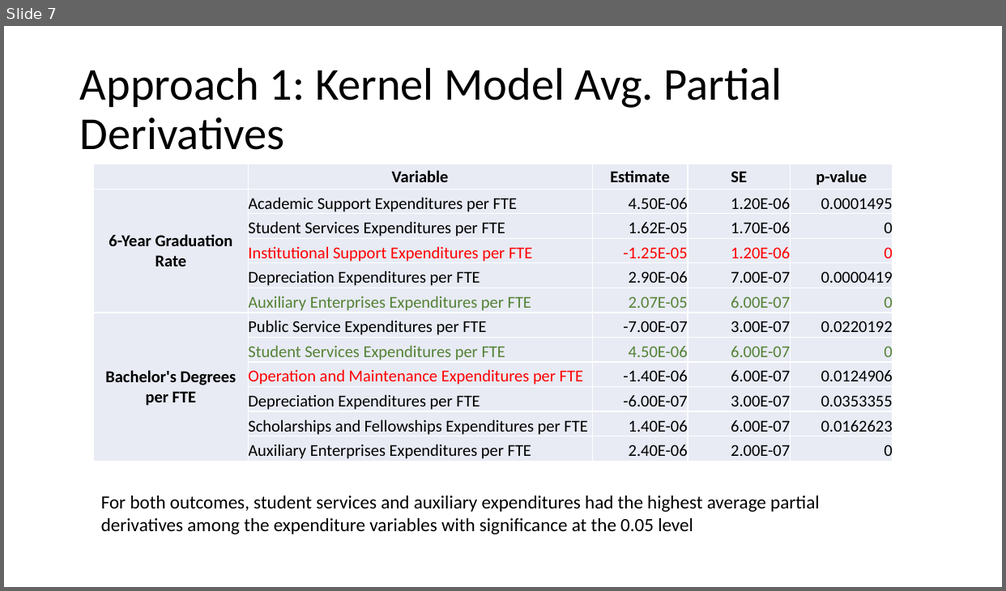
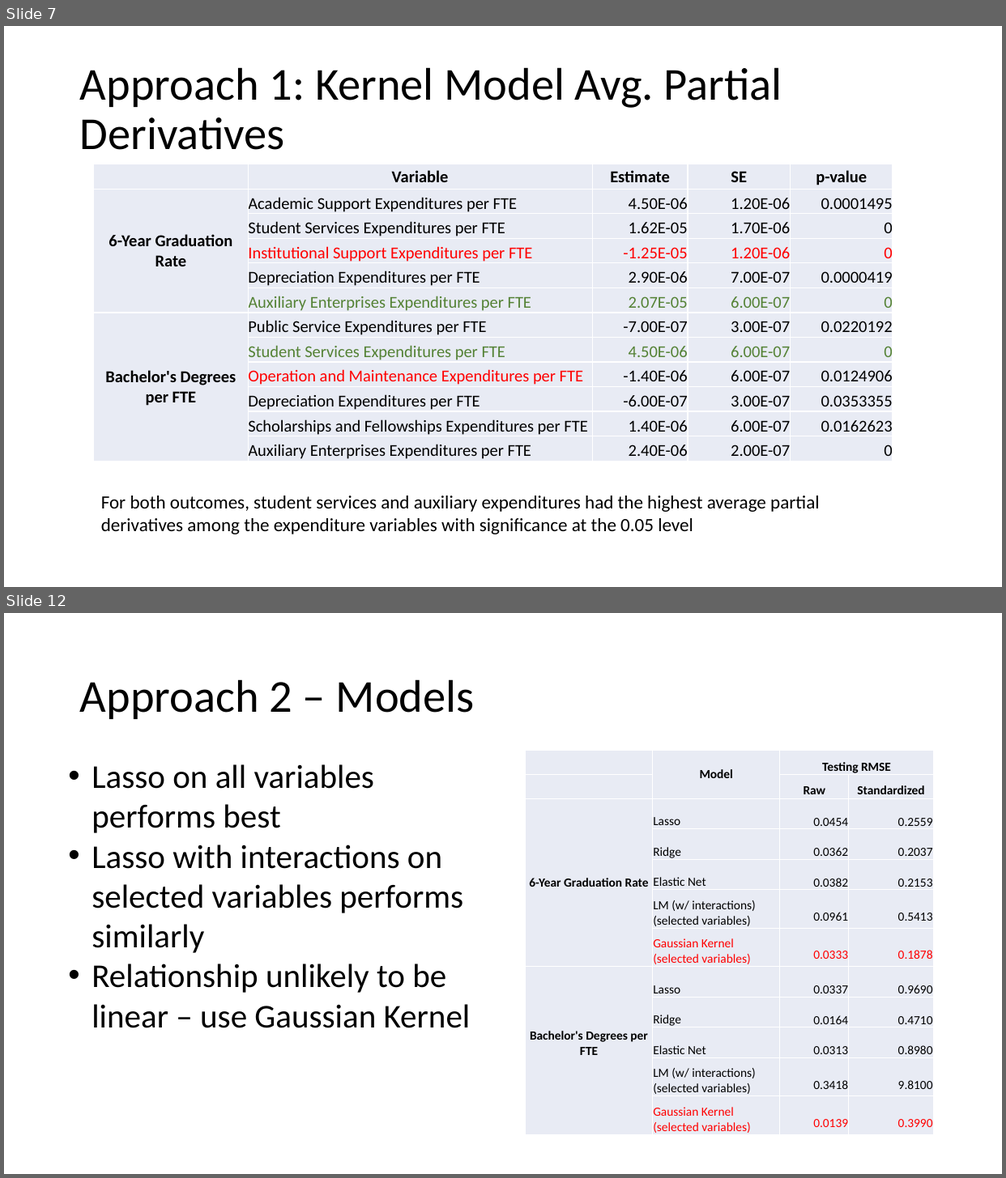
Before and after one commit to duncan-clark/DeltaCostProject_DataAnalysis, a slide deck: reports/18_03_13 Presentation.pptx. Shown one above the other, each under a label of ours: slide 7 before the commit, slides 7 and 12 after it; the slides between them are not shown. The pictures are 1006x591 and 1006x1178 pixels, drawn with LibreOffice and Linux fonts; fonts in the diff are those of the drawing. Boxes give left, top, right and bottom in pixels: in the first picture for what was removed or moved away, otherwise in the second. Text is boxed around its words. In the diff, an @@ line names an element or a change of style, - is before the commit and + after.

Commit message:
lasso variable selection kernel methods

```diff
--- a/reports/18_03_13 Presentation.pptx
+++ b/reports/18_03_13 Presentation.pptx
@@ slide 12 added at [4,613,1002,1174], background #FFFFFF @@
@@ title added at [80,679,475,719], 44 pt, text #000000 @@
+Approach 2 – Models
@@ table added at [525,750,933,1136], 12 rows, 4 columns @@
+ | Model | Testing RMSE | 
+ |  | Raw | Standardized
+6-Year Graduation Rate | Lasso | 0.0454 | 0.2559
+ | Ridge | 0.0362 | 0.2037
+ | Elastic Net | 0.0382 | 0.2153
+ | LM (w/ interactions) / (selected variables) | 0.0961 | 0.5413
+ | Gaussian Kernel (selected variables) | 0.0333 | 0.1878
+Bachelor's Degrees per FTE | Lasso | 0.0337 | 0.9690
+ | Ridge | 0.0164 | 0.4710
+ | Elastic Net | 0.0313 | 0.8980
+ | LM (w/ interactions) / (selected variables) | 0.3418 | 9.8100
+ | Gaussian Kernel (selected variables) | 0.0139 | 0.3990
@@ text added at [91,764,471,1029], 32 pt, text #000000 @@
+• Lasso on all variables performs best
+• Lasso with interactions on selected variables performs similarly
+• Relationship unlikely to be linear – use Gaussian Kernel
```
Also in this commit, not shown: 2 slides changed, 6 other slides added, 3 other files.
